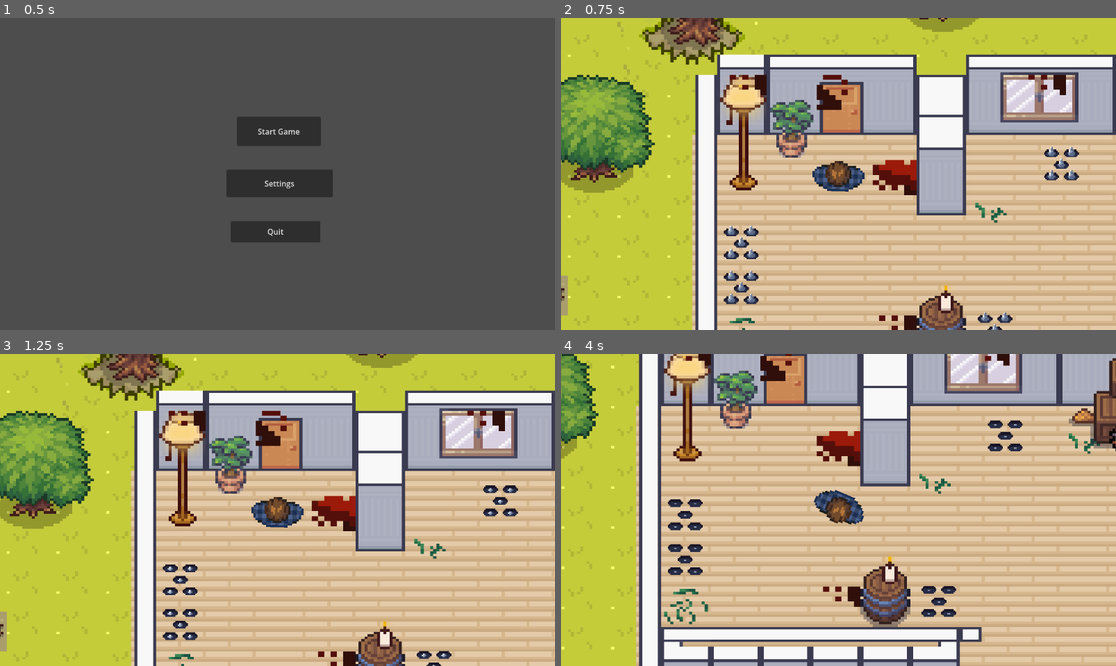
Above: before the commit, frames 1-4 (two rows, left to right).
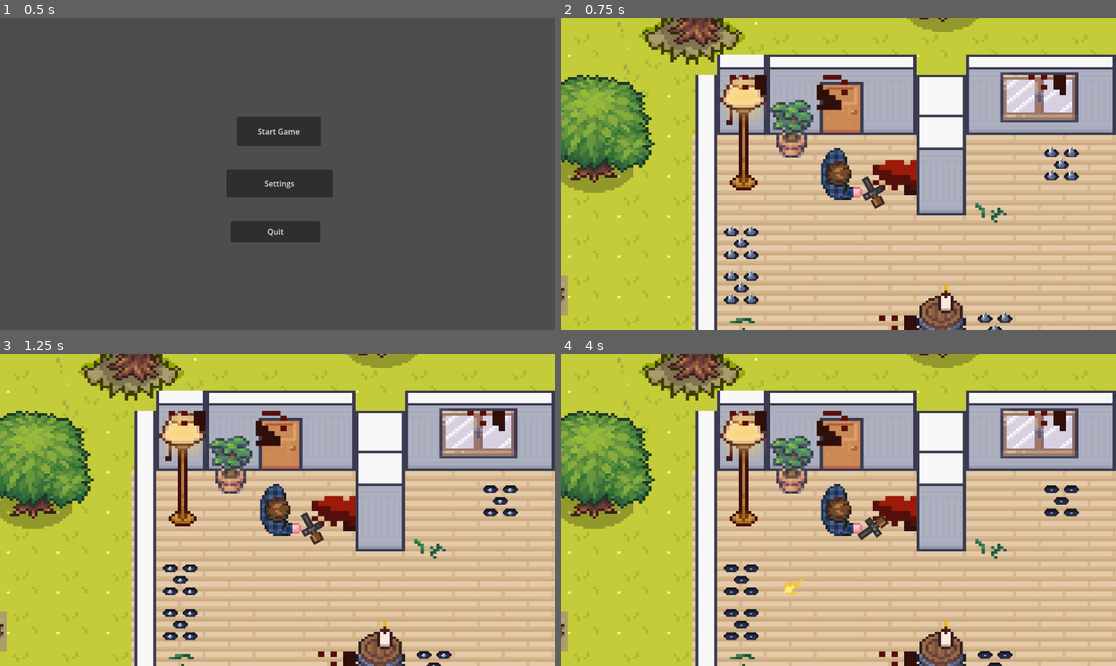
Above: after the commit, the same moments.

Repository: mamamobeet/p-elec-3-game
Game: Godot game, scene res://scenes/main_menu.tscn
The game is run twice, just before and just after one commit, with the same random seed, the same clock (stepped at 60 frames per second) and the same inputs.
Inputs (mouse positions are in pixels of both pictures, inside the frame that each line leads up to):
- Up to frame 1 (0.5 s): no input
- Up to frame 2 (0.75 s): click "Start Game" at 0.5 s
- Up to frame 3 (1.25 s): no input
- Up to frame 4 (4 s): move the mouse to (960, 494) at 1.27 s; press the mouse at (960, 494) at 1.28 s; hold D (move_right) 1.28-2.03 s; move the mouse to (727, 525) at 2.02 s; release the mouse at (727, 525) at 2.03 s; hold S (move_down) 2.03-2.78 s; click (727, 525) at 2.1 s; move the mouse to (894, 441) at 2.77 s; press the mouse at (894, 441) at 2.78 s; hold D (move_right) 2.78-3.53 s; move the mouse to (810, 572) at 3.52 s; release the mouse at (810, 572) at 3.53 s; hold W (move_up) from 3.53 s (still down); click (810, 572) at 3.6 s

Frame 1 is identical in both runs. In frame 2, 1.0% of the frame differs, in the area x 45-59%, y 41-62%; in frame 3, 1.0%; in frame 4, 85%, in the area x 0-100%, y 0-100%.
Error after the commit: Parse Error: Identifier "is_on_fire" not declared in the current scope. (res://scripts/player.gd:42)

Commit message:
Implement fire flicker effects in player script
Added fire flicker functionality and detection for obstacles.

Diff:
--- a/scripts/player.gd
+++ b/scripts/player.gd
@@ -26,7 +26,6 @@
 		anim.play("default")
 		gun.visible = false
 
-
 func die():
 	# 1. Disable physics so the player doesn't keep moving/falling
 	set_physics_process(false)
@@ -36,3 +35,26 @@
 	# 3. Wait for 1.0 seconds
 	await get_tree().create_timer(1.0).timeout
 	get_tree().reload_current_scene() # Restarts the level
+
+
+# for fire areanode
+func start_fire_flicker():
+	is_on_fire = true
+	while is_on_fire:
+		self.modulate = Color(10, 0.2, 0.2)
+		await get_tree().create_timer(0.1).timeout
+		self.modulate = Color(1, 1, 1)
+		await get_tree().create_timer(0.1).timeout
+
+func stop_fire_flicker():
+	is_on_fire = false
+
+
+func _on_fire_detector_body_entered(body: Node2D) -> void:
+	# This checks if the thing we stepped on is named 'obstacle'
+	if body.name == "obstacle":
+		start_fire_flicker()
+
+func _on_fire_detector_body_exited(body: Node2D) -> void:
+	if body.name == "obstacle":
+		stop_fire_flicker()
